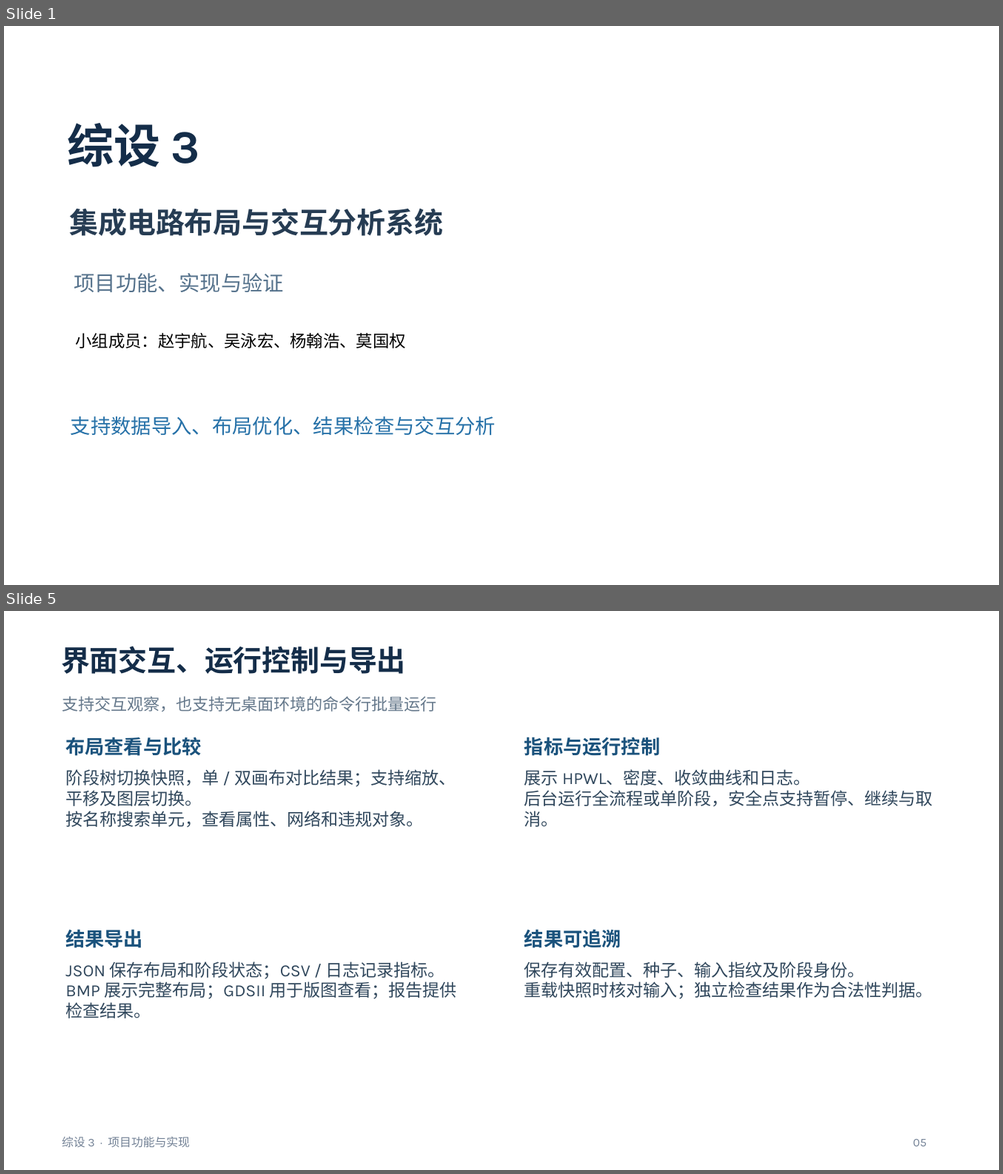
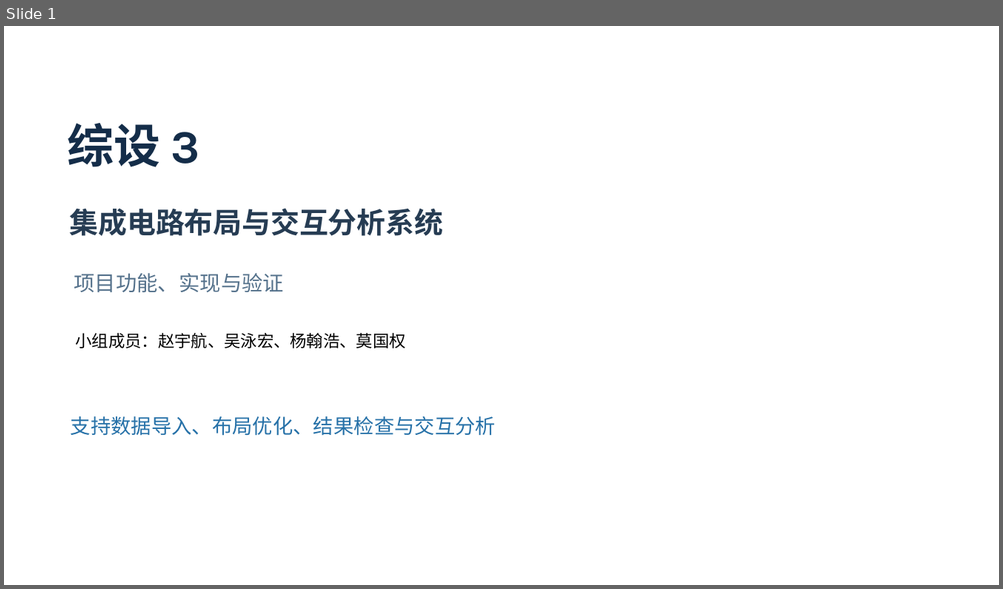
Before and after one commit to kamisato-funeki/ZS-3, a slide deck: docs/综设3-任务5至7汇报.pptx. Shown one above the other, each under a label of ours: slides 1 and 5 before the commit, slide 1 after it; the slides between them are not shown. The pictures are 1003x1174 and 1003x589 pixels, drawn with LibreOffice and Linux fonts; fonts in the diff are those of the drawing. Boxes give left, top, right and bottom in pixels: in the first picture for what was removed or moved away, otherwise in the second. Text is boxed around its words. In the diff, an @@ line names an element or a change of style, - is before the commit and + after.

Commit message:
doc: 精简汇报并补充运行截图

```diff
--- a/docs/综设3-任务5至7汇报.pptx
+++ b/docs/综设3-任务5至7汇报.pptx
@@ slide 5 removed at (4, 611, 999, 1170), background #FFFFFF @@
@@ text removed at (61, 646, 406, 674) @@
-界面交互、运行控制与导出
@@ text removed at (62, 696, 436, 712) @@
-支持交互观察，也支持无桌面环境的命令行批量运行
@@ text removed at (65, 737, 201, 756) @@
-布局查看与比较
@@ text removed at (524, 737, 660, 756) @@
-指标与运行控制
@@ text removed at (65, 769, 455, 827) @@
-阶段树切换快照，单 / 双画布对比结果；支持缩放、平移及图层切换。
-按名称搜索单元，查看属性、网络和违规对象。
@@ text removed at (524, 769, 933, 827) @@
-展示 HPWL、密度、收敛曲线和日志。
-后台运行全流程或单阶段，安全点支持暂停、继续与取消。
@@ text removed at (65, 929, 143, 948) @@
-结果导出
@@ text removed at (524, 929, 621, 948) @@
-结果可追溯
@@ text removed at (65, 962, 457, 1019) @@
-JSON 保存布局和阶段状态；CSV / 日志记录指标。
-BMP 展示完整布局；GDSII 用于版图查看；报告提供检查结果。
@@ text removed at (524, 962, 933, 999) @@
-保存有效配置、种子、输入指纹及阶段身份。
-重载快照时核对输入；独立检查结果作为合法性判据。
@@ text removed at (62, 1137, 190, 1147) @@
-综设 3 · 项目功能与实现
@@ text removed at (913, 1139, 926, 1147) @@
-05
```
Also in this commit, not shown: 5 slides changed, 1 slide added, 13 other slides removed.
